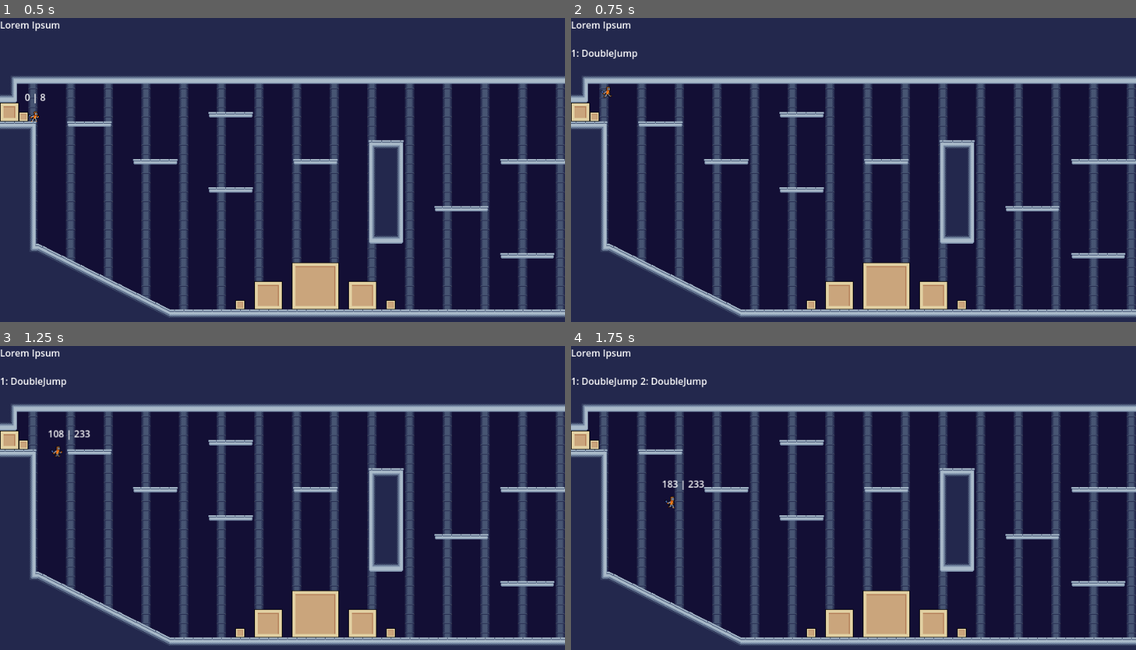
Above: before the commit, frames 1-4 (two rows, left to right).
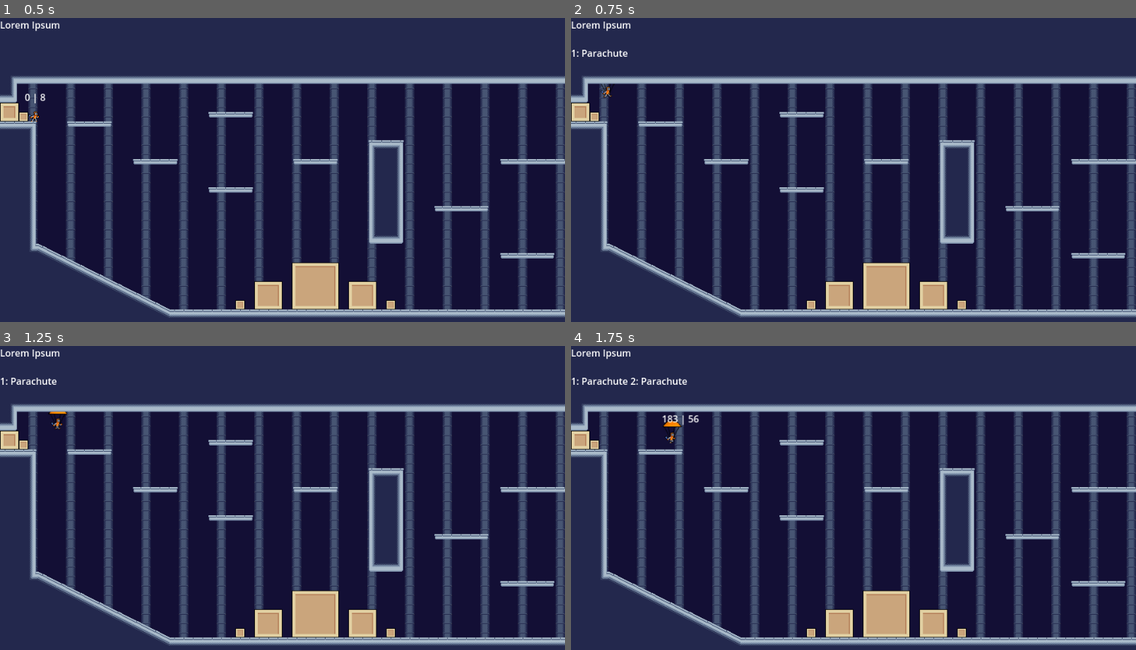
Above: after the commit, the same moments.

Repository: Cradac/H.O.R.S.T.
Game: Godot game, scene res://basic_scene.tscn
Two runs of this game, one before a commit and one after it. Both use one fixed random seed, a clock stepped at 60 frames per second and the inputs below. The engine's default icon, where the game draws it, is replaced by a stand-in: a white triangle on a blue panel in a dark square.
Inputs:
- Up to frame 1 (0.5 s): no input
- Up to frame 2 (0.75 s): tap Enter at 0.5 s; hold Right (move_right) from 0.53 s (still down); hold Space (jump) from 0.53 s (still down); tap F (action) at 0.6 s
- Up to frame 3 (1.25 s): keep holding Right (move_right); keep holding Space (jump)
- Up to frame 4 (1.75 s): keep holding Right (move_right); release Space (jump) at 1.28 s; tap Space (jump) at 1.35, 1.52 s; tap F (action) at 1.55 s

Frame 1 is identical in both runs. In frame 2, 0.2% of the frame differs, in the area x 2-12%, y 10-25%; in frame 3, 0.4%; in frame 4, 0.7%, in the area x 2-25%, y 10-54%.

Commit message:
useless parachute?

Diff:
--- a/Character.gd
+++ b/Character.gd
@@ -6,6 +6,7 @@
 @export var FRICTION = 500
 @export var JUMP_FORCE = 250
 @export var GRAVITY = 500
+@export var DOWN_GRAVITY = 500
 @export var POST_JUMP_GRAVITY = 500
 @export var ram_size = 1
 @onready var _animated_sprite = $AnimatedSprite2D
@@ -14,6 +15,7 @@
 var prev_x = 1
 var normal_jump = true
 var in_jump = false
+var offset = 0
 
 var queued_velocity: Vector2
 
@@ -61,13 +63,15 @@
 		if x < 0:
 			_animated_sprite.set_flip_h(true)
 	#print("in_jump" + str(in_jump))
-	if in_jump and sign(velocity.y) == 1:
+	#if in_jump and sign(velocity.y) == 1:
 		#print("post jump grav")
-		velocity.y += POST_JUMP_GRAVITY * delta #fall faster after jump
+	#	velocity.y += POST_JUMP_GRAVITY * delta #fall faster after jump
+	#else:
+	#print("normal grav")
+	if sign(velocity.y) == 1:
+		velocity.y += (DOWN_GRAVITY - offset)* delta # normal gravity falling
 	else:
-		#print("normal grav")
-		velocity.y += GRAVITY * delta # normal gravity
-
+		velocity.y += GRAVITY * delta # normal gravity rising
 	#reset jump state
 
 	if Input.is_action_just_pressed("jump") and may_i_jump() and normal_jump:
@@ -84,6 +88,10 @@
 	if is_on_floor() and in_jump:
 		print("reset jump")
 		in_jump = false
+
+	if is_on_floor() and velocity.y > 100:
+		print("dead")
+
 	prev_x = x
 
 func apply_friction(ammount):
@@ -109,7 +117,8 @@
 func action():
 	if Input.is_action_just_pressed("action"):
 		#equip(ChargedJump.new())
-		equip(DoubleJump.new())
+		#equip(DoubleJump.new())
+		equip(Parachute.new())
 		get_node("Label").visible = true
 	else:
 		get_node("Label").visible = false
--- a/character.tscn
+++ b/character.tscn
@@ -1,7 +1,7 @@
 [gd_scene load_steps=5 format=3 uid="uid://dkxa5ykfmobjr"]
 
 [ext_resource type="Script" path="res://Character.gd" id="1_chlop"]
-[ext_resource type="Texture2D" uid="uid://cw3fdsegxijyb" path="res://icon.svg" id="2_v0lyj"]
+[ext_resource type="Texture2D" uid="uid://bk445moi3c7g6" path="res://material/bad_asset_01.png" id="2_co0eh"]
 [ext_resource type="SpriteFrames" uid="uid://dtn4de6b5scun" path="res://character-spriteframes.tres" id="3_ipixp"]
 
 [sub_resource type="CapsuleShape2D" id="CapsuleShape2D_lyxyb"]
@@ -11,15 +11,10 @@
 [node name="Character" type="CharacterBody2D"]
 script = ExtResource("1_chlop")
 
-[node name="Sprite2D" type="Sprite2D" parent="."]
+[node name="BadAsset01" type="Sprite2D" parent="."]
 visible = false
-texture = ExtResource("2_v0lyj")
-
-[node name="AnimatedSprite2D" type="AnimatedSprite2D" parent="."]
-position = Vector2(-1, -3)
-sprite_frames = ExtResource("3_ipixp")
-animation = &"walk"
-frame_progress = 0.776749
+position = Vector2(0, -10)
+texture = ExtResource("2_co0eh")
 
 [node name="CollisionShape2D" type="CollisionShape2D" parent="."]
 position = Vector2(-2, 2)
@@ -39,3 +34,9 @@
 offset_top = -40.0
 offset_right = 23.0
 offset_bottom = -17.0
+
+[node name="AnimatedSprite2D" type="AnimatedSprite2D" parent="."]
+position = Vector2(-1, -3)
+sprite_frames = ExtResource("3_ipixp")
+animation = &"walk"
+frame_progress = 0.776749
--- /dev/null
+++ b/extensions/Parachute.gd
@@ -0,0 +1,25 @@
+class_name Parachute extends Extension
+
+@export var name = "Parachute"
+@export var gravity = 50
+var orig_gravity
+
+# Called when the node enters the scene tree for the first time.
+func _ready():
+	pass # Replace with function body.
+
+
+# Called every frame. 'delta' is the elapsed time since the previous frame.
+func _process(delta):
+	pass
+
+func handle_drop(character: Player):
+	character.get_node("BadAsset01").visible = false
+	character.offset = 0
+
+func handle_action(character: Player, delta):
+	character.get_node("BadAsset01").visible = true
+	character.offset = character.DOWN_GRAVITY - gravity
+
+func get_name():
+	return name
Binary file added: material/bad_asset_01.png
Not shown, added: material/bad_asset_01.png.import
